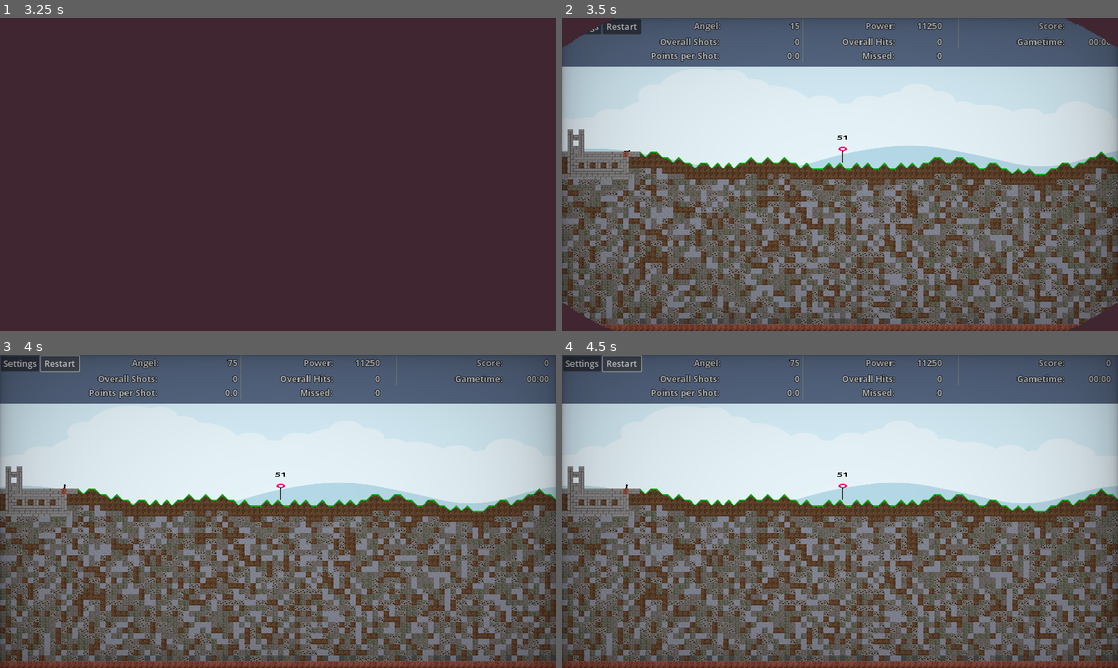
Above: before the commit, frames 1-4 (two rows, left to right).
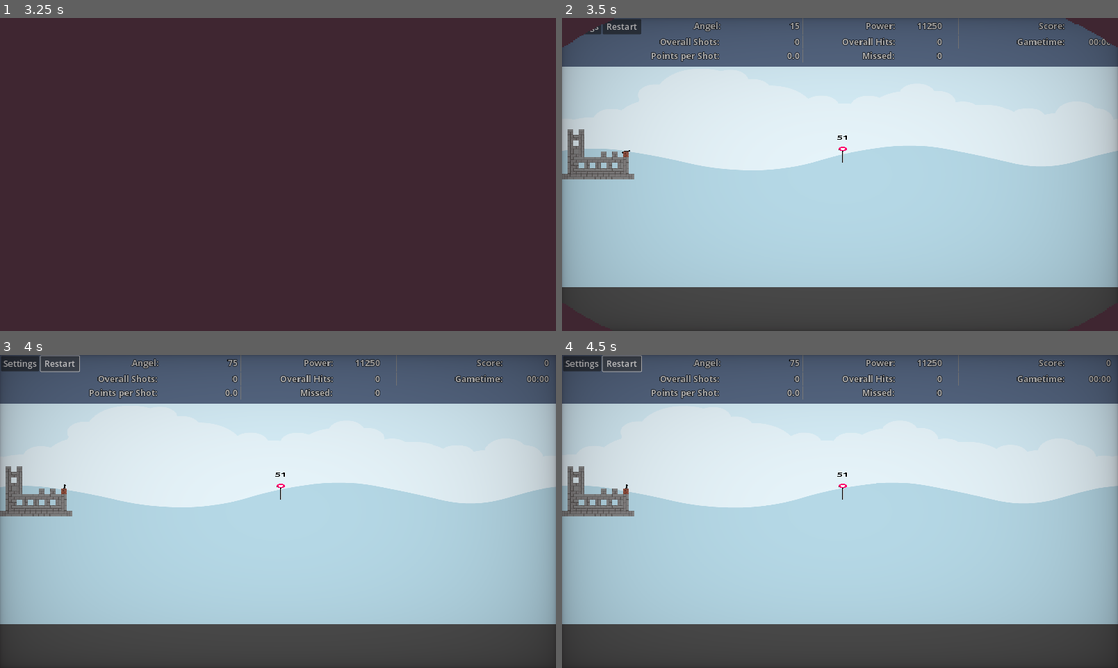
Above: after the commit, the same moments.

Repository: Coding-4Fun/Just4Fun_Mini_Shootergame
Game: Godot game, scene res://UI/MainMenuUI/MainMenuUI.tscn
The game is run twice, just before and just after one commit, with the same random seed, the same clock (stepped at 60 frames per second) and the same inputs.
Inputs:
- Up to frame 1 (3.25 s): click "Play" at 0.5 s; click "Max Play Time" at 1.25 s; click "Max Play Time" at 2 s; click "Start Game" at 2.75 s
- Up to frame 2 (3.5 s): no input
- Up to frame 3 (4 s): click "Restart" at 3.5 s
- Up to frame 4 (4.5 s): click "Restart" at 4.25 s

Frame 1 is identical in both runs. In frame 2, 49% of the frame differs, in the area x 0-100%, y 42-100%; in frame 3, 50%; in frame 4, 50%.

Commit message:
Chg: Disable old TileMap

Diff:
--- a/MainGameScene/MainGame.tscn
+++ b/MainGameScene/MainGame.tscn
@@ -63,6 +63,8 @@
 script = ExtResource("8")
 
 [node name="TerrainMap" type="TileMap" parent="." groups=["Ground"]]
+process_mode = 4
+visible = false
 tile_set = ExtResource("1")
 format = 2
 script = ExtResource("10_uxs7w")
